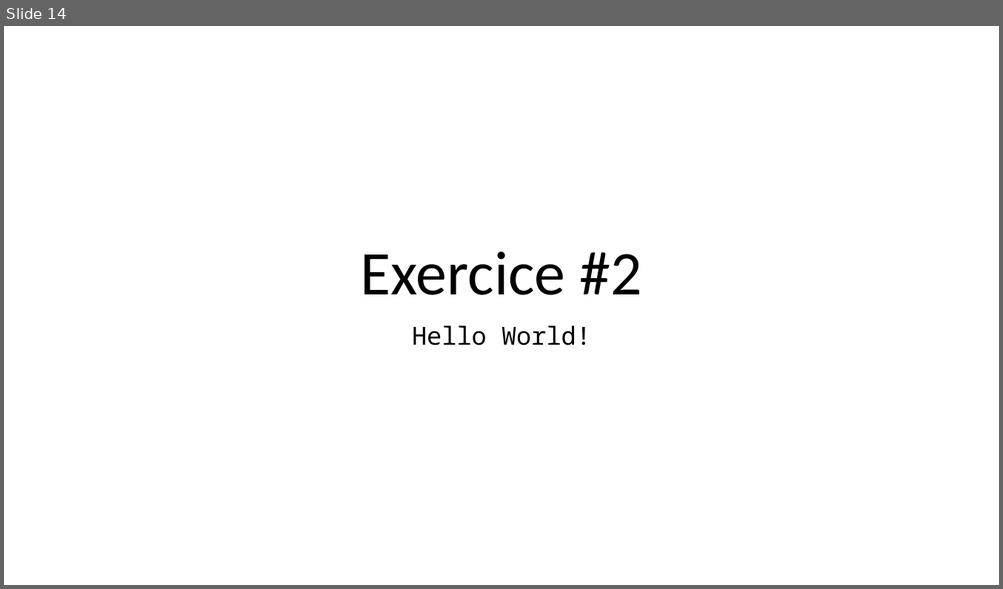
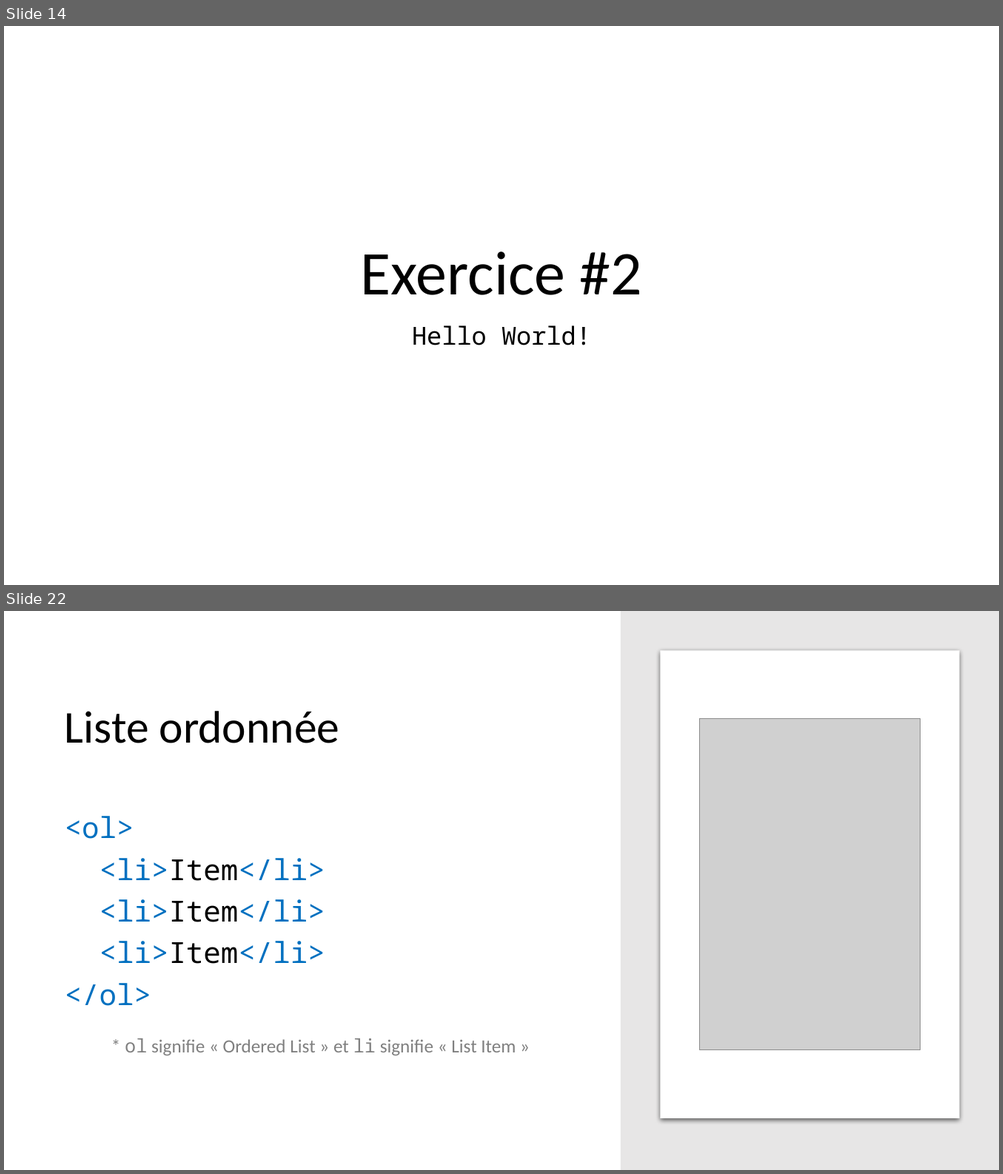
Before and after one commit to fragmatyc/SAAQ, a slide deck: HTML/1. Présentation/Cours HTML - v1.0.pptx. Shown one above the other, each under a label of ours: slide 14 before the commit, slides 14 and 22 after it; the slides between them are not shown. The pictures are 1003x589 and 1003x1174 pixels, drawn with LibreOffice and Linux fonts; fonts in the diff are those of the drawing; grey boxes stand for pictures. Boxes give left, top, right and bottom in pixels: in the first picture for what was removed or moved away, otherwise in the second. Text is boxed around its words. In the diff, an @@ line names an element or a change of style, - is before the commit and + after.

```diff
--- a/HTML/1. Présentation/Cours HTML - v1.0.pptx
+++ b/HTML/1. Présentation/Cours HTML - v1.0.pptx
@@ slide 22 added at [4, 611, 999, 1170], background #FFFFFF @@
@@ rectangle added at [620, 611, 999, 1170], fill #E7E6E6 @@
@@ rounded rectangle added at [660, 650, 959, 1119], fill #FFFFFF @@
@@ title added at [65, 711, 340, 743], 44 pt, text #000000 @@
+Liste ordonnée
@@ picture added at [700, 718, 919, 1051] @@
@@ text added at [65, 816, 325, 1006], 28 pt, text #0070C0 @@
+<ol>
+<li>Item</li>
+<li>Item</li>
+<li>Item</li>
+</ol>
@@ text added at [125, 1039, 515, 1056], 18 pt, text #808080 @@
+* ol signifie « Ordered List » et li signifie « List Item »
```
Also in this commit, not shown: 5 slides changed, 28 other slides added, 2 other files.
